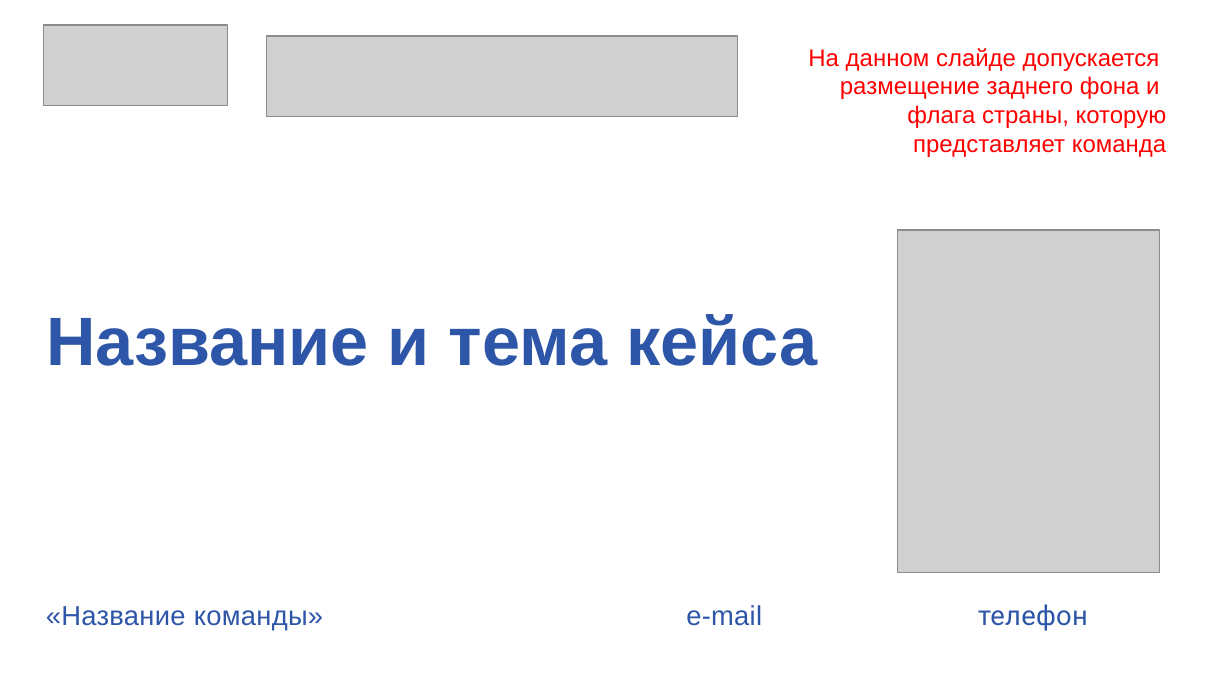
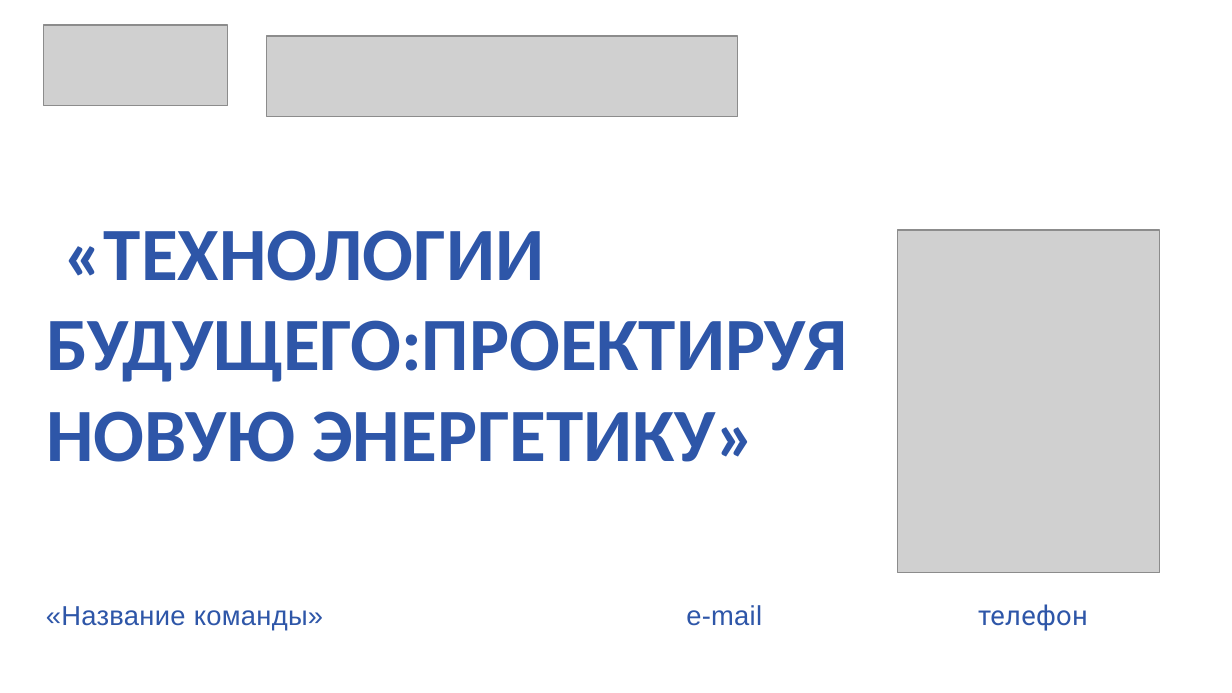
Before and after one commit to SkiFlye/-_-, a slide deck: slide 1 of презентация.pptx. Drawn at 1232x693 pixels with LibreOffice and Linux fonts; fonts in the diff are those of the drawing; grey boxes stand for pictures. Boxes give left, top, right and bottom in pixels: in the first picture for what was removed or moved away, otherwise in the second. Text is boxed around its words. In the diff, an @@ line names an element or a change of style, - is before the commit and + after.

```diff
--- a/презентация.pptx
+++ b/презентация.pptx
@@ text removed at box(808, 48, 1167, 157) @@
-На данном слайде допускается
-размещение заднего фона и
-флага страны, которую представляет команда
@@ text at box(46, 230, 848, 462): text changed; size 40 to 44 pt; font Arial to Calibri @@
-Название и тема кейса
+«ТЕХНОЛОГИИ БУДУЩЕГО:ПРОЕКТИРУЯ НОВУЮ ЭНЕРГЕТИКУ»
```
Also in this commit, not shown: 3 other slides changed, 1 slide added.
